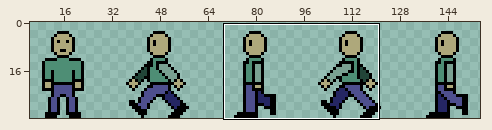
A sprite sheet gets an edit: media/images/walk.png. The picture above shows the old version from afar; the outline marks the close-up.
Close-up. Before the commit:
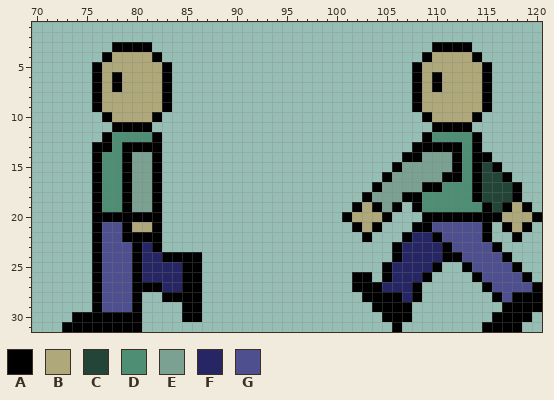
The file is 320x64 pixels, drawn in blocks of 2x2; one block is one cell here. Shown: x 70..120, y 1..31. The wide view leaves out empty margins. The commit also changed other parts of the picture, which this record leaves out.
Palette (. is transparent): A #000000  B #aea87b  C #224538  D #4e8e75  E #7aa192  F #252663  G #4e4f8e
Pixels before, first column x 73:
 3 .....AAAA............................AAAA.......
 4 ....ABBBBA..........................ABBBBA......
 5 ...ABBBBBBA........................ABBBBBBA.....
 6 ...ABABBBBA........................ABABBBBA.....
 7 ...ABABBBBA........................ABABBBBA.....
 8 ...ABBBBBBA........................ABBBBBBA.....
 9 ...ABBBBBBA........................ABBBBBBA.....
10 ....ABBBBA..........................ABBBBA......
11 .....AAAA............................AAAA.......
12 ....ADDDDA..........................ADDDDA......
13 ...AADAAAA.........................AAAAADA......
14 ...ADDAEEA........................AAEEEADAA.....
15 ...ADDAEEA.......................AEEEEEADACA....
16 ...ADDAEEA......................AEEEEEAADACCA...
17 ...ADDAEEA.....................AEEEEAADDDACCCA..
18 ...ADDAEEA....................AEEEAADDDDDACCCA..
19 ...ADDAEEA...................ABAEA.ADDDDDDACABA.
20 ...AAAAAAA..................ABBBA...AAAAAAAABBBA
21 ...AGGABBA...................ABA...AAGGGGGA.ABA.
22 ...AGGAAAA....................A...AFFAGGGGA..A..
23 ...AGGGAFA.......................AFFFFAGGGGA....
24 ...AGGGAFFAAAA...................AFFFFAAGGGGA...
25 ...AGGGAFFFFAA..................AFFFFA..AGGGGA..
26 ...AGGGAFFFFAA...............AA.AFFFA....AGGGGA.
27 ...AGGGAAAFFAA...............AAAFFFA......AGGGGA
28 ...AGGGA..AAAA................AAAAFA.......AGAAA
29 ...AGGGA....AA.................AAAA.........AAAA
30 .AAAAAAA....AA..................AAA........AAAA.
31 AAAAAAAA.........................A........AAAA..
Now the later version:
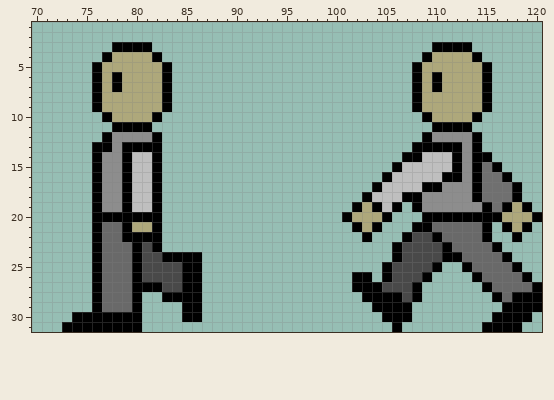
What changed:
Colour C changes from #224538 to #707070.
Colour D changes from #4e8e75 to #8d8d8d.
Colour E changes from #7aa192 to #bfbfbf.
Colour F changes from #252663 to #494949.
Colour G changes from #4e4f8e to #696969.
